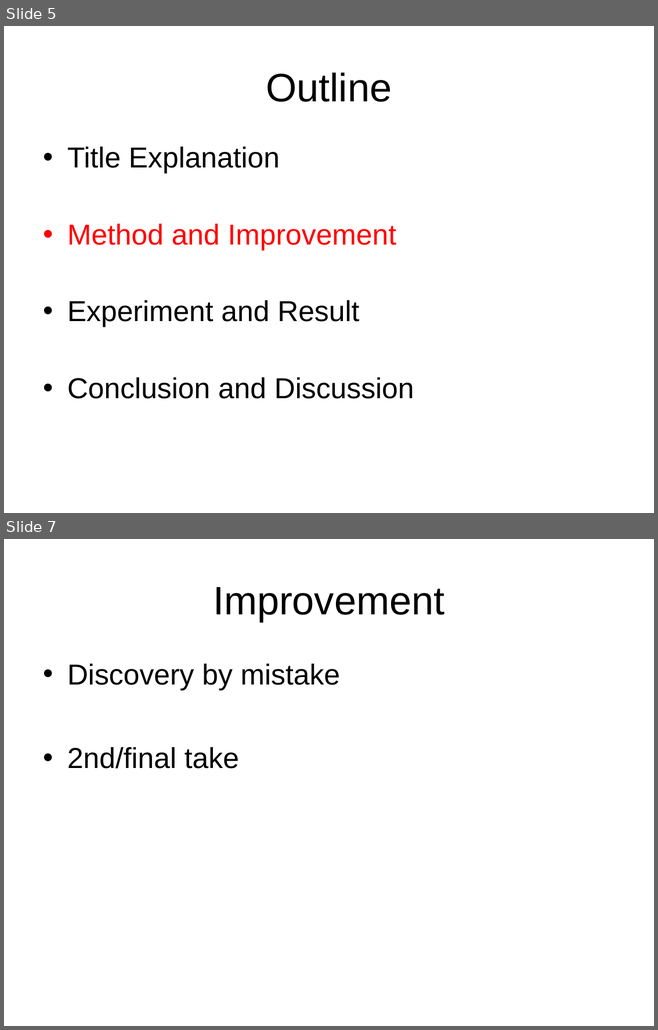
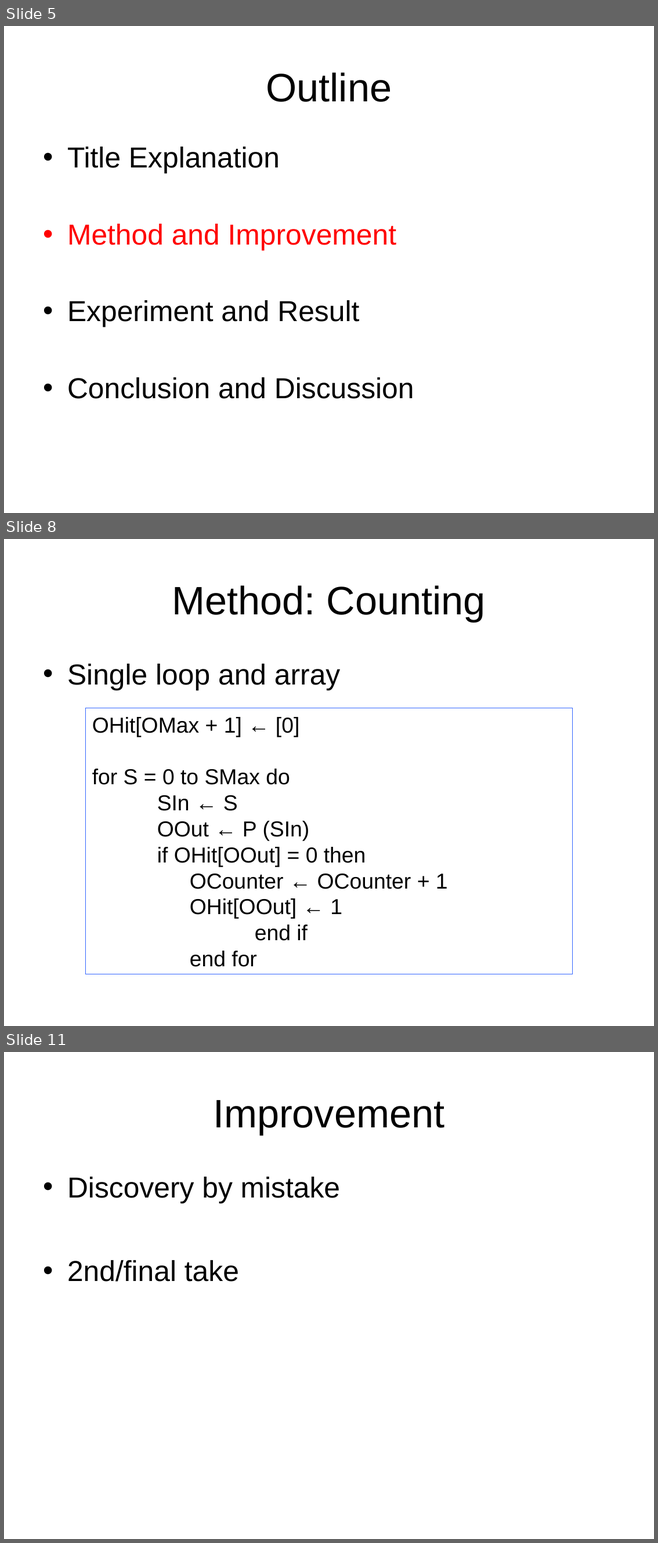
Before and after one commit to chenjiia/Thesis, a slide deck: thesis_presentation/presentation.ppt. Shown one above the other, each under a label of ours: slides 5 and 7 before the commit, slides 5, 8 and 11 after it; the slides between them are not shown. The pictures are 658x1030 and 658x1543 pixels, drawn with LibreOffice and Linux fonts; fonts in the diff are those of the drawing. Boxes give left, top, right and bottom in pixels: in the first picture for what was removed or moved away, otherwise in the second. Text is boxed around its words. In the diff, an @@ line names an element or a change of style, - is before the commit and + after.

```diff
--- a/thesis_presentation/presentation.ppt
+++ b/thesis_presentation/presentation.ppt
@@ slide 8 added at <box>4,539,654,1026</box>, background #FFFFFF @@
@@ title added at <box>172,585,485,622</box>, 44 pt, text #000000 @@
+Method: Counting
@@ text added at <box>67,664,340,690</box>, 32 pt, text #000000 @@
+• Single loop and array
@@ rectangle added at <box>86,708,572,974</box>, outline #3366FF 0.74 pt, 24 pt, text #000000 @@
+OHit[OMax + 1] ← [0]
+for S = 0 to SMax do
+SIn ← S
+OOut ← P (SIn)
+if OHit[OOut] = 0 then
+      OCounter ← OCounter + 1
+      OHit[OOut] ← 1
+end if
+end for
@@ what was slide 7 is now slide 11 @@
```
Also in this commit, not shown: 1 slide changed, 3 other slides added.
